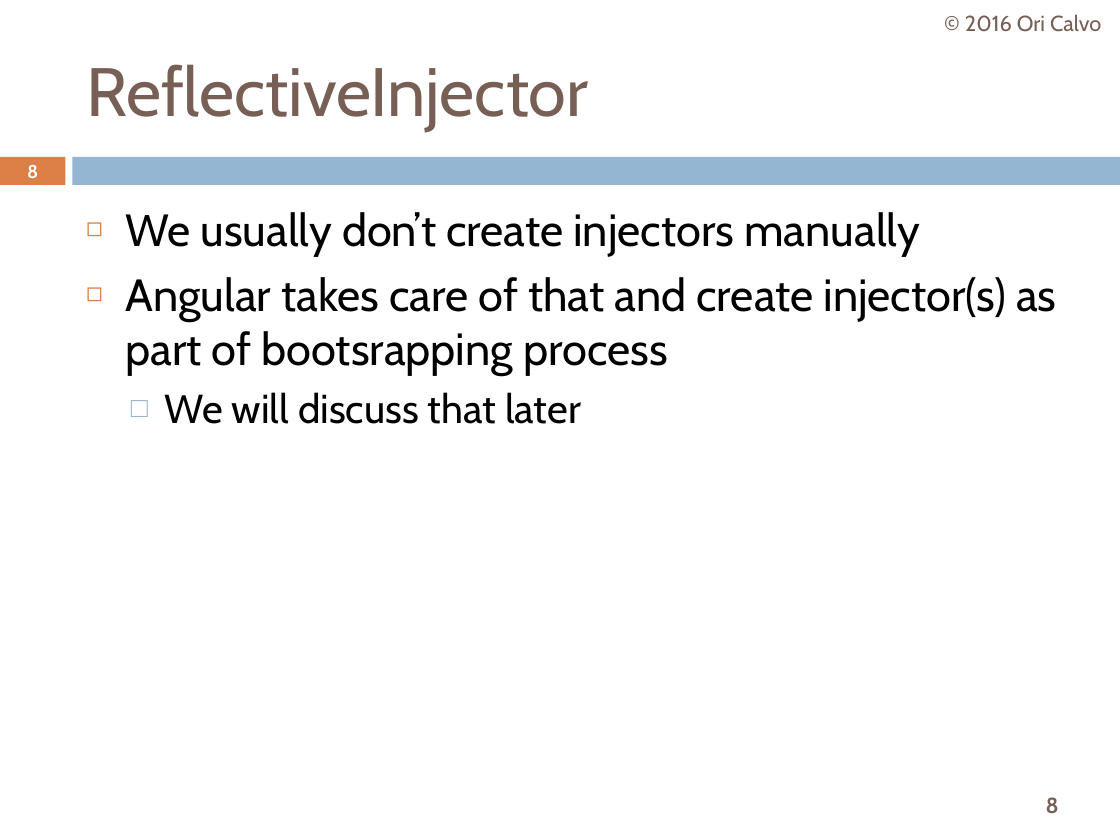
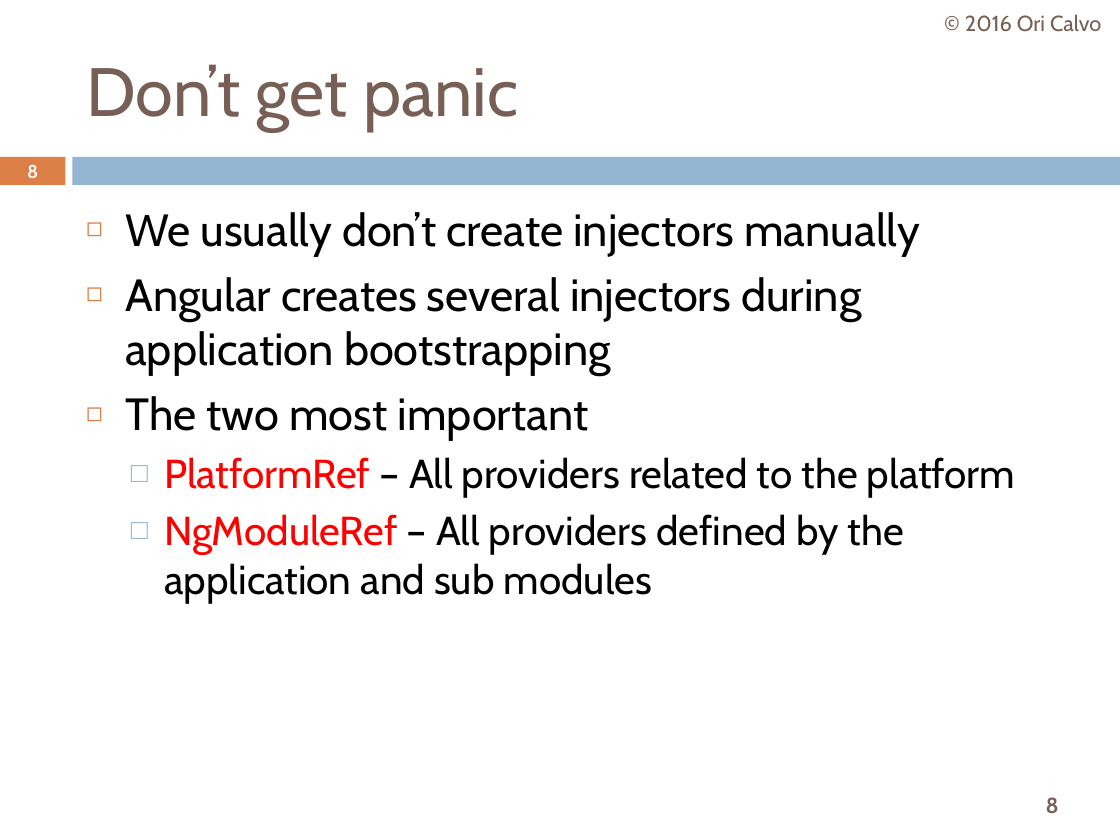
Before and after one commit to oricalvo/course-angular, a slide deck: slide 8 of PPTs/02 Dependency Injection.pptx. Drawn at 1120x840 pixels with LibreOffice and Linux fonts; fonts in the diff are those of the drawing. Boxes give left, top, right and bottom in pixels: in the first picture for what was removed or moved away, otherwise in the second. Text is boxed around its words. In the diff, an @@ line names an element or a change of style, - is before the commit and + after.

```diff
--- a/PPTs/02 Dependency Injection.pptx
+++ b/PPTs/02 Dependency Injection.pptx
@@ title at (86, 64, 518, 131): text changed @@
-ReflectiveInjector
+Don’t get panic
@@ text at (125, 277, 1015, 603): text changed; size 29 to 26 pt @@
-◻ Angular takes care of that and create injector(s) as part of bootsrapping process
-  □ We will discuss that later
+◻ Angular creates several injectors during application bootstrapping
+◻ The two most important
+  □ PlatformRef – All providers related to the platform
+  □ NgModuleRef – All providers defined by the application and sub modules
```
Also in this commit, not shown: 5 other slides changed, 2 slides added, 1 other file.
